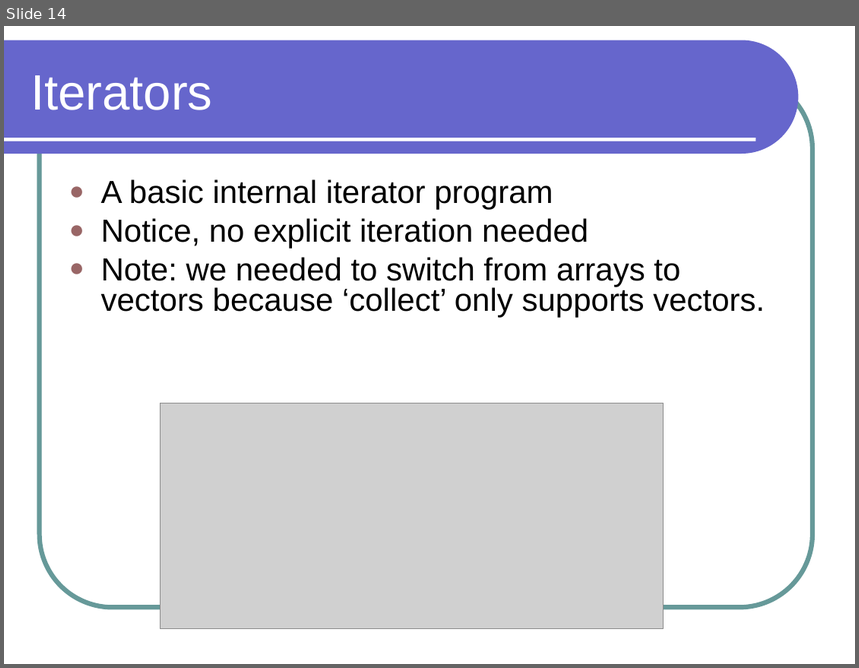
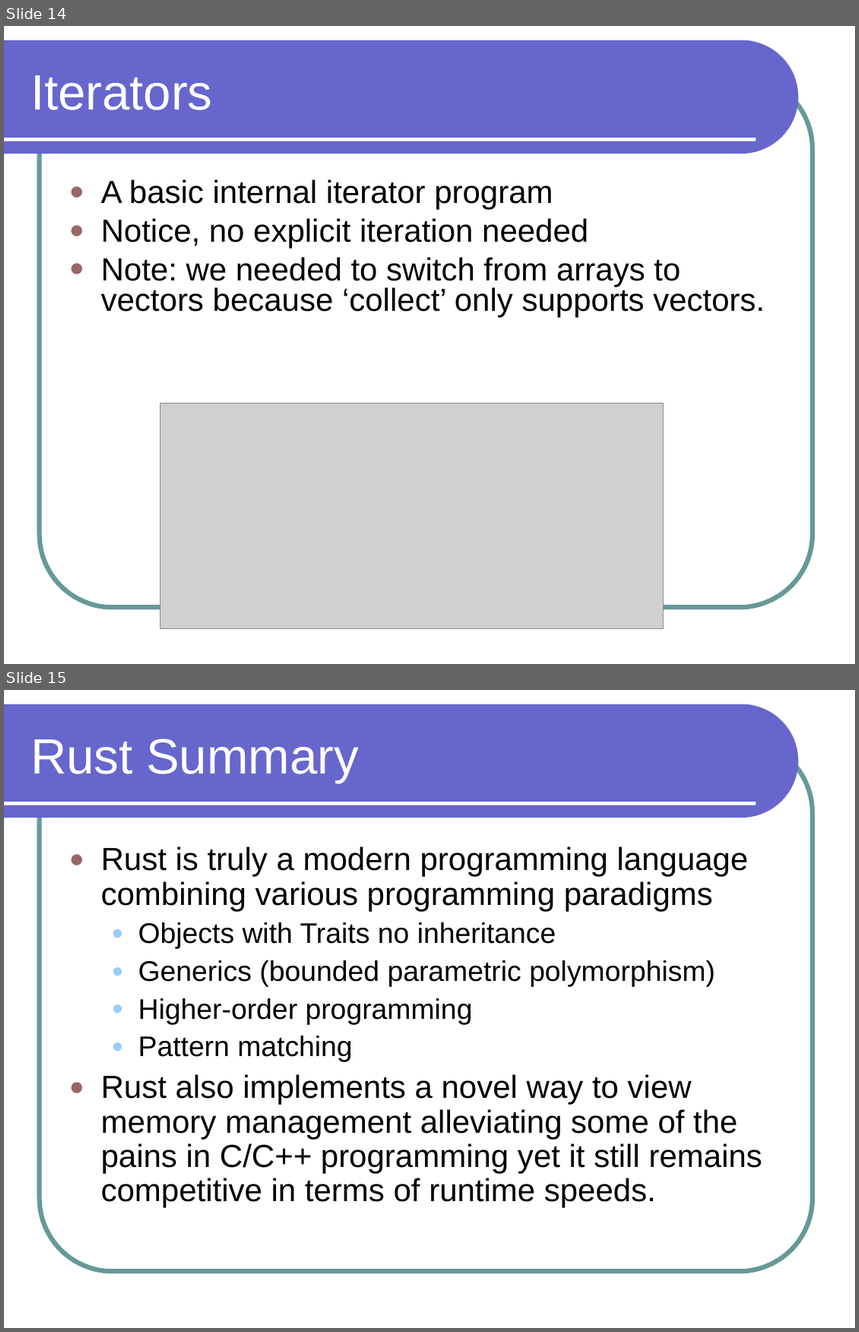
Before and after one commit to lutzhamel/CSC301, a slide deck: notes/csc301-ln008.ppt. Shown one above the other, each under a label of ours: slide 14 before the commit, slides 14 and 15 after it. The pictures are 859x668 and 859x1332 pixels, drawn with LibreOffice and Linux fonts; fonts in the diff are those of the drawing; grey boxes stand for pictures. Boxes give left, top, right and bottom in pixels: in the first picture for what was removed or moved away, otherwise in the second. Text is boxed around its words. In the diff, an @@ line names an element or a change of style, - is before the commit and + after.

```diff
--- a/notes/csc301-ln008.ppt
+++ b/notes/csc301-ln008.ppt
@@ slide 15 added at [4, 690, 855, 1328], background #FFFFFF; not listed: 3 template elements that a slide beside it also shows @@
@@ title added at [31, 739, 358, 783], 42 pt, text #FFFFFF @@
+Rust Summary
@@ text added at [101, 847, 762, 1208], 27 pt, text #000000 @@
+● Rust is truly a modern programming language combining various programming paradigms
+  ● Objects with Traits no inheritance
+  ● Generics (bounded parametric polymorphism)
+  ● Higher-order programming
+  ● Pattern matching
+● Rust also implements a novel way to view memory management alleviating some of the pains in C/C++ programming yet it still remains competitive in terms of runtime speeds.
```
Also in this commit, not shown: 1 slide removed, 12 other files.
